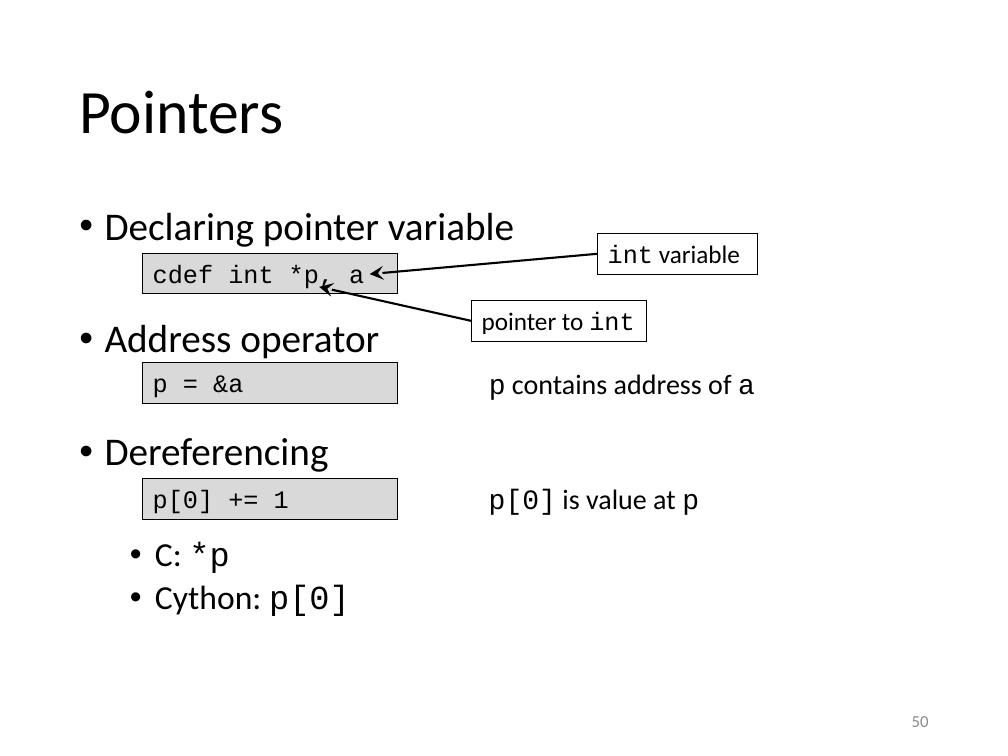
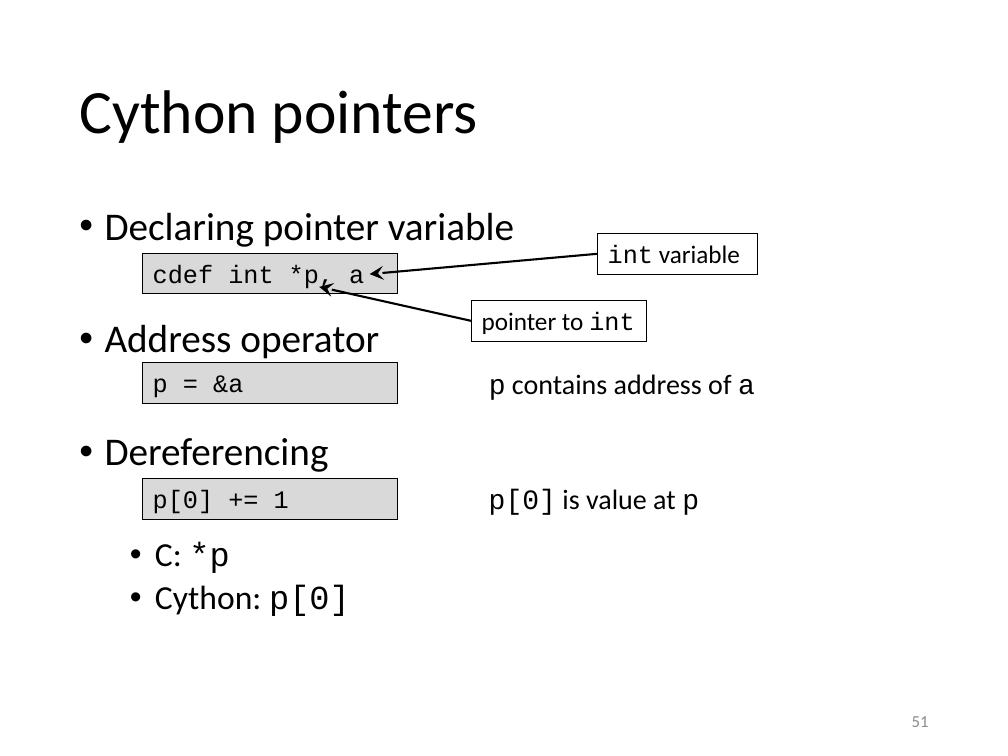
Before and after one commit to gjbex/Python-for-HPC, a slide deck: slide 51 of python_for_hpc.pptx (slide 50 before the commit). Drawn at 1008x756 pixels with LibreOffice and Linux fonts; fonts in the diff are those of the drawing. Boxes give left, top, right and bottom in pixels: in the first picture for what was removed or moved away, otherwise in the second. Text is boxed around its words. In the diff, an @@ line names an element or a change of style, - is before the commit and + after.

Commit message:
Add pure Python syntax for Cython

```diff
--- a/python_for_hpc.pptx
+++ b/python_for_hpc.pptx
@@ title at box(79, 90, 478, 143): text changed @@
-Pointers
+Cython pointers
@@ page number at box(912, 716, 929, 727): text changed @@
-50
+51
```
Also in this commit, not shown: 4 other slides changed, 2 slides added.
